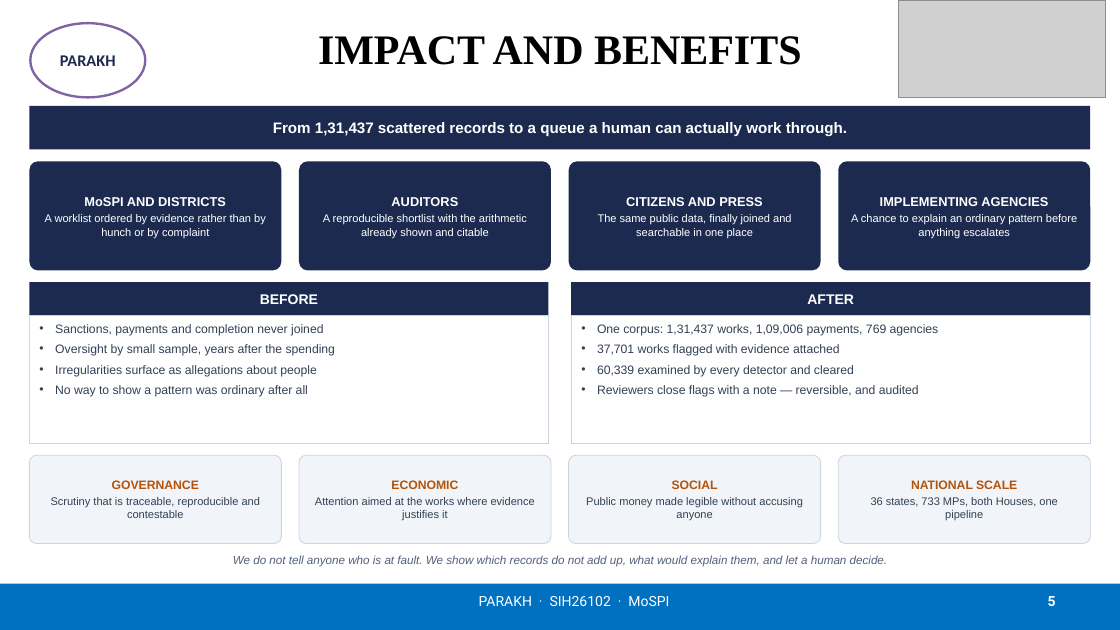
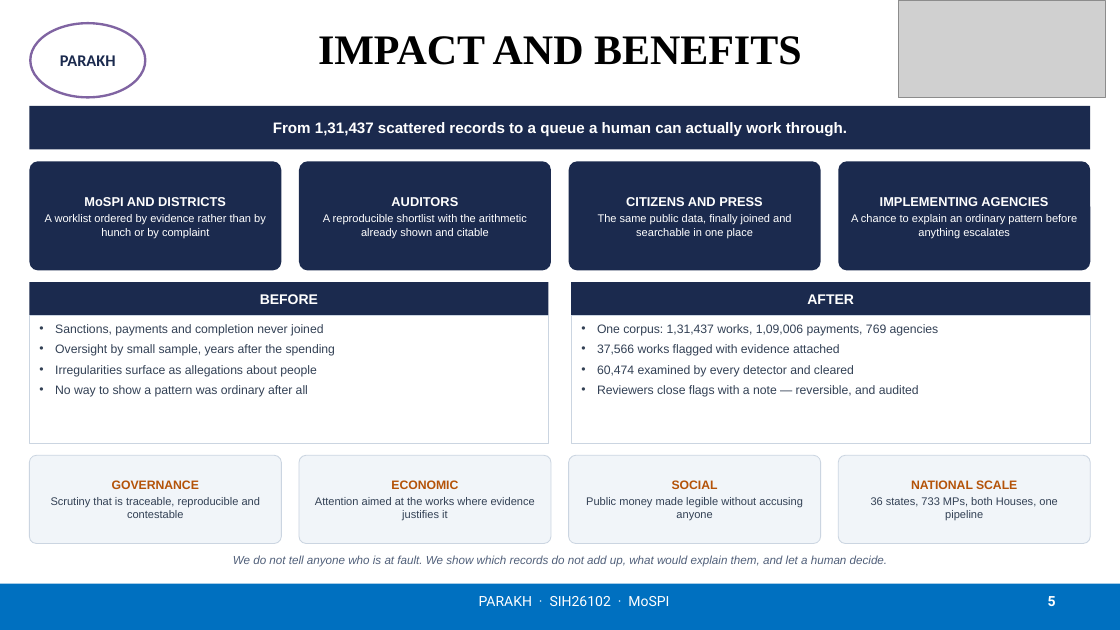
Before and after one commit to Kartik-Garg-13/mplad_sih, a slide deck: slide 5 of docs/PARAKH-SIH2026-idea.pptx. Drawn at 1120x630 pixels with LibreOffice and Linux fonts; fonts in the diff are those of the drawing; grey boxes stand for pictures. Boxes give left, top, right and bottom in pixels: in the first picture for what was removed or moved away, otherwise in the second. Text is boxed around its words. In the diff, an @@ line names an element or a change of style, - is before the commit and + after.

```diff
--- a/docs/PARAKH-SIH2026-idea.pptx
+++ b/docs/PARAKH-SIH2026-idea.pptx
@@ text in rectangle at <box>597,344,854,377</box>: text changed @@
-• 37,701 works flagged with evidence attached
-• 60,339 examined by every detector and cleared
+• 37,566 works flagged with evidence attached
+• 60,474 examined by every detector and cleared
```
Also in this commit, not shown: 4 other slides changed, 9 other files.
